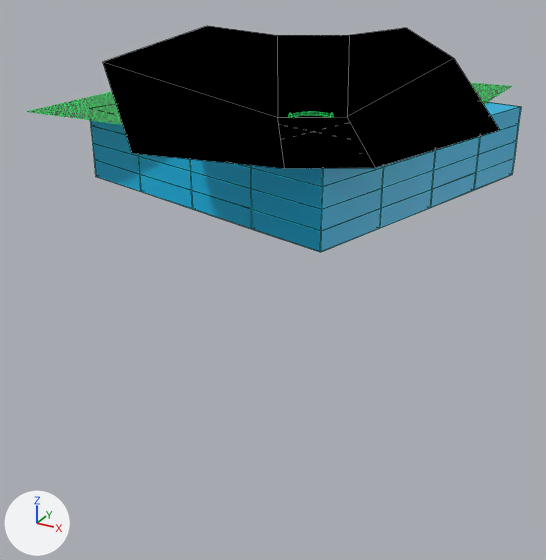
Before and after pictures for a commit that changed the Blender file web-design/Blender Models/cyberspace/cyberspace.blend.
Rendered twice from a 50 mm camera at (12.8, -27.5, 6.2) aimed at (-1.6, -1.2, -6.9). The axes (+X, +Y, +Z) are drawn at lower left. The lights are the same throughout. Mesh edges are drawn as thin lines on the coarser meshes.

In view in the first picture: 'Bridge Greenscreen', 'Landscape', 'River'.
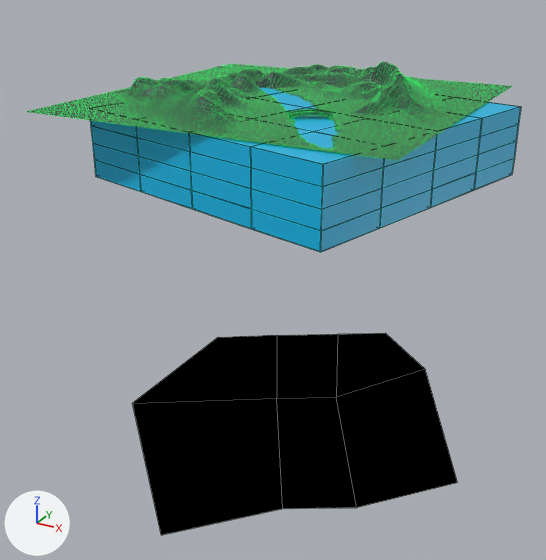
What differs and where, as boxes (x1, y1, x2, y2) in the pictures (546 x 560 px):
'Bridge Greenscreen', moved
    before: (103, 26, 500, 169)
    after: (132, 333, 458, 535)
'Landscape', unchanged, uncovered by the edit
    before: (26, 82, 513, 125)
    after: (26, 62, 513, 160)

Patch to the scene script:
```diff
--- a/web-design/Blender Models/cyberspace/cyberspace.blend.py
+++ b/web-design/Blender Models/cyberspace/cyberspace.blend.py
@@ ob_bridge_greenscreen @@
 ob_bridge_greenscreen = bpy.data.objects.new('Bridge Greenscreen', me_plane_002)
-ob_bridge_greenscreen.location = (0.0, 0.0, 0.01)
+ob_bridge_greenscreen.location = (0.0, 0.0, -13.14)
 ob_bridge_greenscreen.rotation_euler = (0.0, 0.0, 0.527)  # degrees (0, 0, 30)
```
